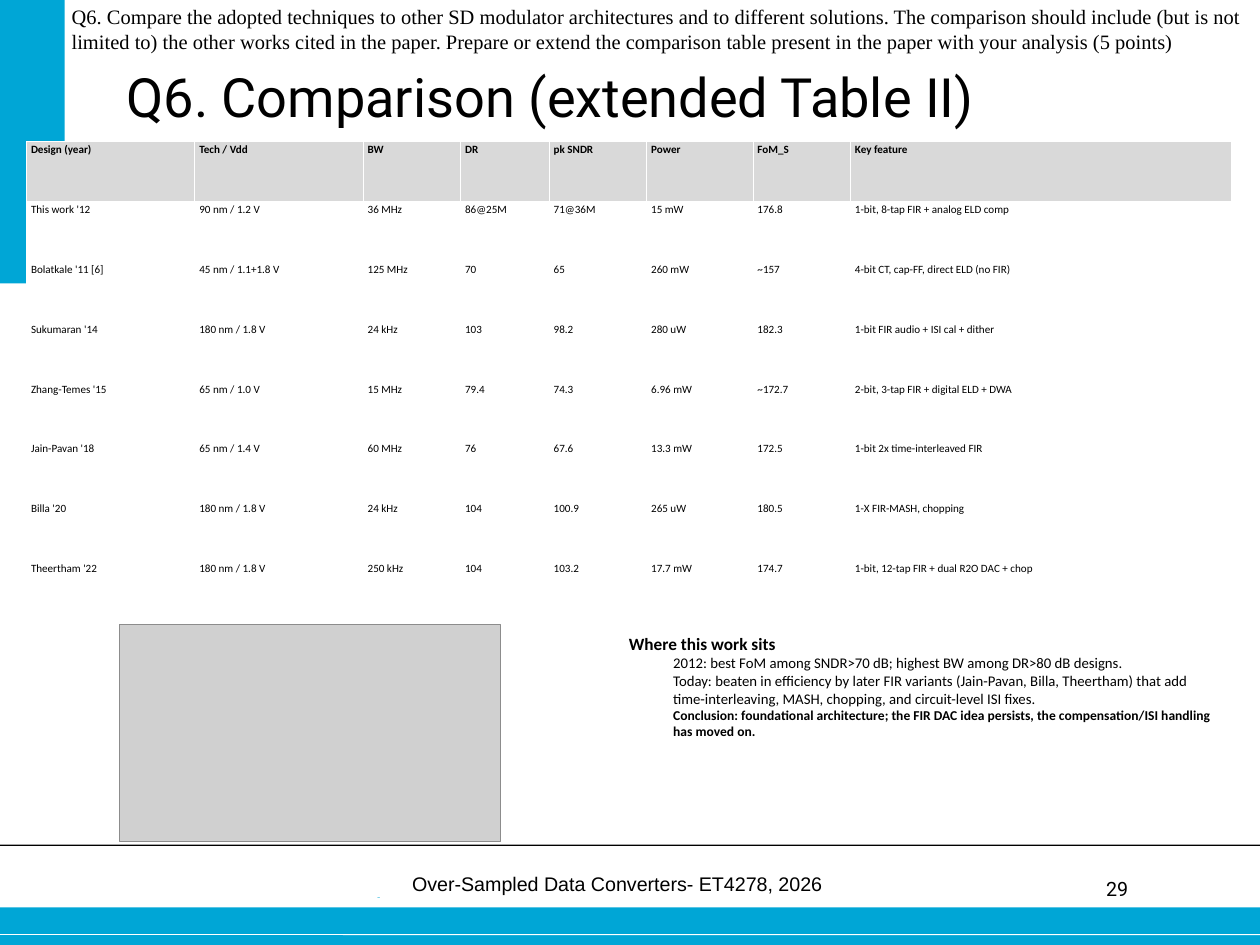
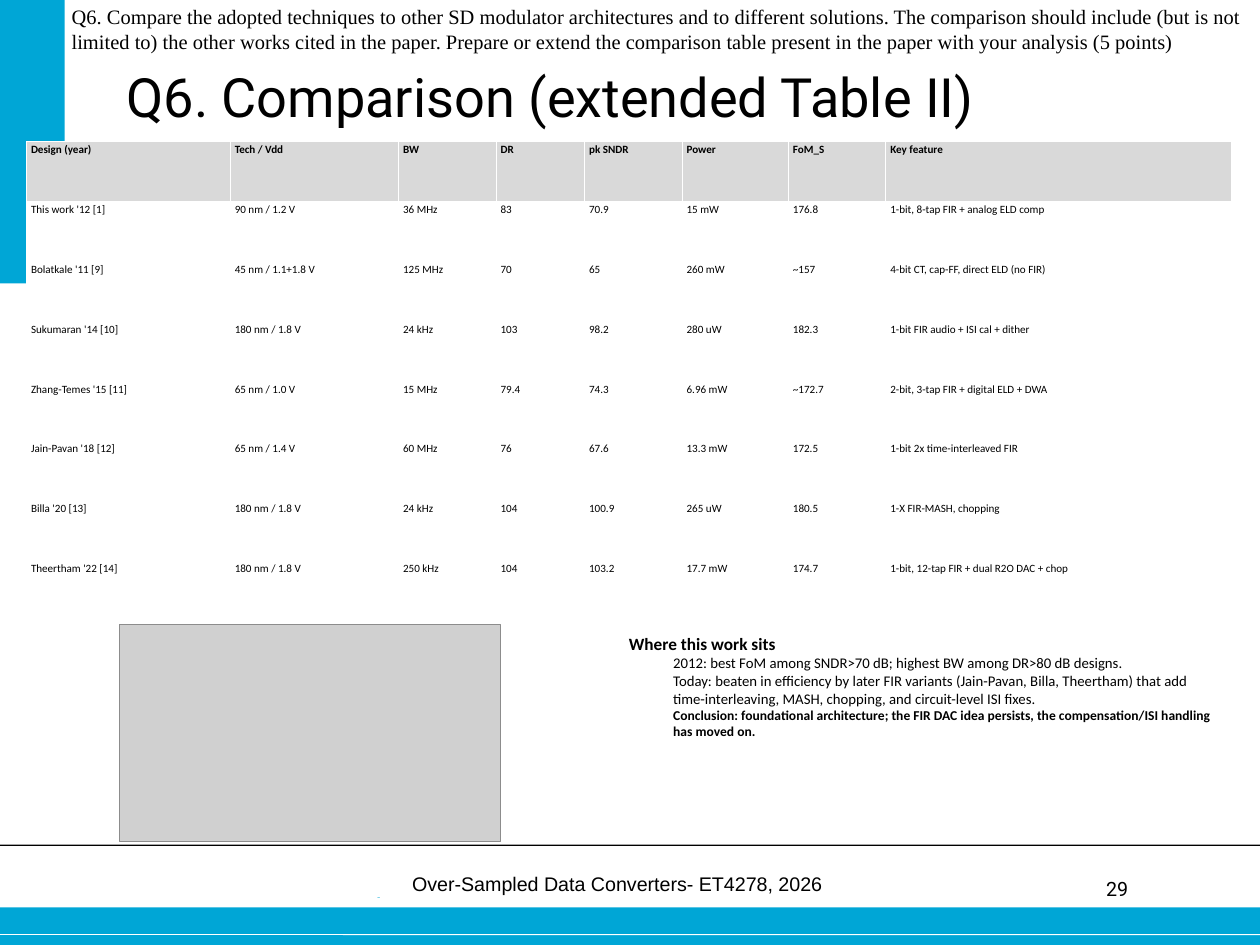
Before and after one commit to danieltyukov/tud-over-sampled-data-converters, a slide deck: slide 29 of practical-exam/Final_oral_exam_Daniel_Tyukov_5714699.pptx. Drawn at 1260x945 pixels with LibreOffice and Linux fonts; fonts in the diff are those of the drawing; grey boxes stand for pictures; background and template pictures are left out. Boxes give left, top, right and bottom in pixels: in the first picture for what was removed or moved away, otherwise in the second. Text is boxed around its words. In the diff, an @@ line names an element or a change of style, - is before the commit and + after.

```diff
--- a/practical-exam/Final_oral_exam_Daniel_Tyukov_5714699.pptx
+++ b/practical-exam/Final_oral_exam_Daniel_Tyukov_5714699.pptx
@@ table at bbox=[27, 142, 1232, 620] @@
-row 2: This work '12 | 90 nm / 1.2 V | 36 MHz | 86@25M | 71@36M | 15 mW | 176.8 | 1-bit, 8-tap FIR + analog ELD comp
+row 2: This work '12 [1] | 90 nm / 1.2 V | 36 MHz | 83 | 70.9 | 15 mW | 176.8 | 1-bit, 8-tap FIR + analog ELD comp
-row 3, column 1: Bolatkale '11 [6]
+row 3, column 1: Bolatkale '11 [9]
-row 4, column 1: Sukumaran '14
+row 4, column 1: Sukumaran '14 [10]
-row 5, column 1: Zhang-Temes '15
+row 5, column 1: Zhang-Temes '15 [11]
-row 6, column 1: Jain-Pavan '18
+row 6, column 1: Jain-Pavan '18 [12]
-row 7, column 1: Billa '20
+row 7, column 1: Billa '20 [13]
-row 8, column 1: Theertham '22
+row 8, column 1: Theertham '22 [14]
```
Also in this commit, not shown: 8 other slides changed, 2 other files.
